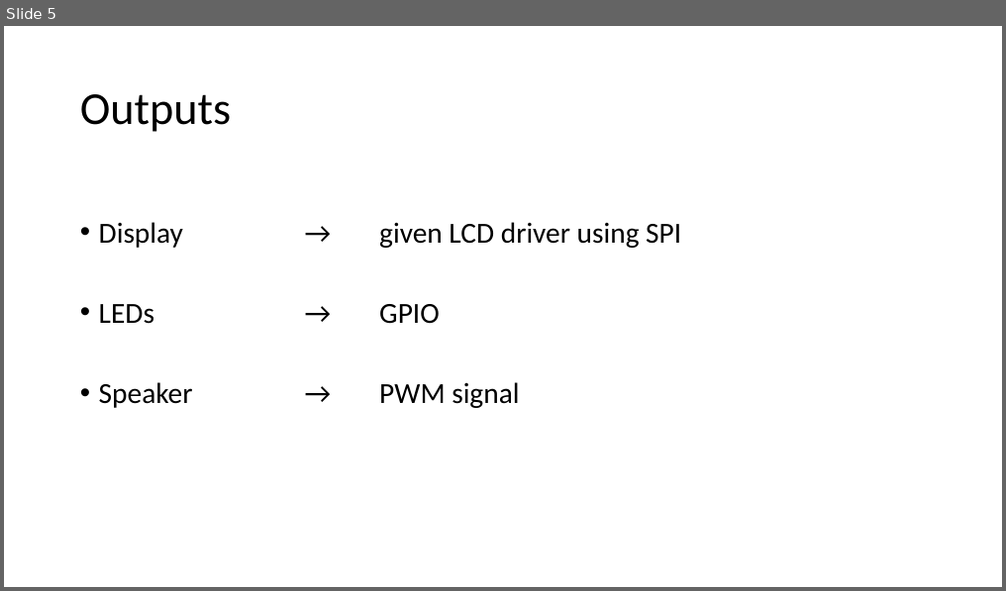
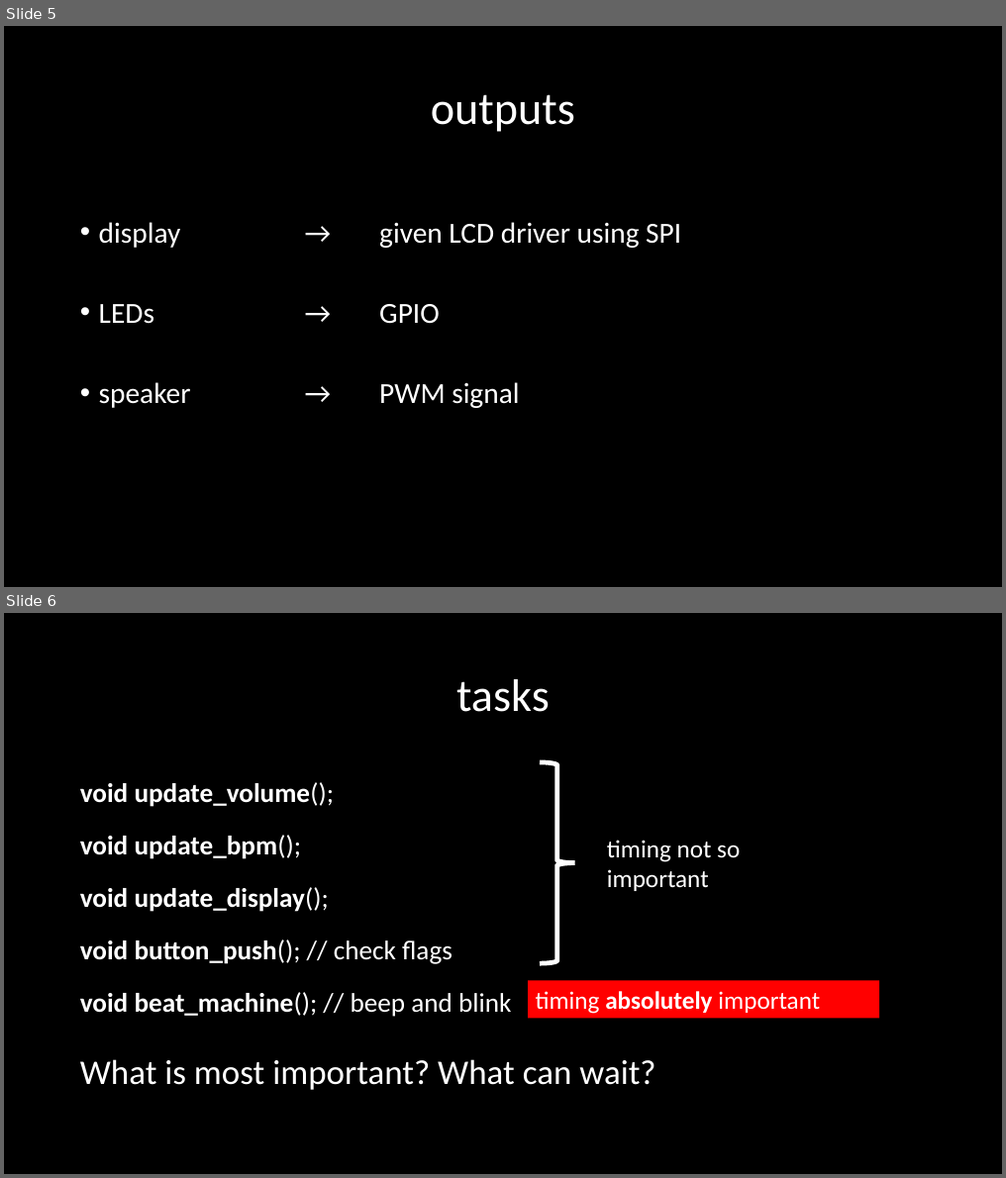
Before and after one commit to sevasch/STM32_metronome, a slide deck: presentation.pptx. Shown one above the other, each under a label of ours: slide 5 before the commit, slides 5 and 6 after it. The pictures are 1006x591 and 1006x1178 pixels, drawn with LibreOffice and Linux fonts; fonts in the diff are those of the drawing. Boxes give left, top, right and bottom in pixels: in the first picture for what was removed or moved away, otherwise in the second. Text is boxed around its words. In the diff, an @@ line names an element or a change of style, - is before the commit and + after.

```diff
--- a/presentation.pptx
+++ b/presentation.pptx
@@ slide 6 added at bbox=[4, 613, 1002, 1174], background #000000 @@
@@ title added at bbox=[456, 679, 549, 712], 44 pt, text #FFFFFF @@
+tasks
@@ text added at bbox=[80, 782, 655, 1090], 25.9 pt, text #FFFFFF, bold @@
+void update_volume();
+void update_bpm();
+void update_display();
+void button_push(); // check flags
+void beat_machine(); // beep and blink
+What is most important? What can wait?
@@ right brace added at bbox=[540, 762, 575, 964], outline #FFFFFF 4.5 pt @@
@@ text added at bbox=[607, 840, 740, 891], 24 pt, text #FFFFFF @@
+timing not so important
@@ rectangle added at bbox=[528, 980, 880, 1018], fill #FF0000, 24 pt, text #FFFFFF @@
+timing absolutely important
@@ slide 5 changed as well @@
@@ background #FFFFFF to #000000 @@
@@ title at bbox=[431, 94, 575, 132]: text changed; text colour #000000 to #FFFFFF @@
-Outputs
+outputs
@@ text at bbox=[99, 222, 681, 248]: text changed; text colour #000000 to #FFFFFF @@
-• Display → given LCD driver using SPI
+• display → given LCD driver using SPI
@@ text at bbox=[99, 304, 440, 324]: text colour #000000 to #FFFFFF in "LEDs → GPIO" @@
@@ text at bbox=[99, 382, 519, 408]: text changed; text colour #000000 to #FFFFFF @@
-• Speaker → PWM signal
+• speaker → PWM signal
```
Also in this commit, not shown: 3 other slides changed, 8 other slides added, 3 slides removed.
